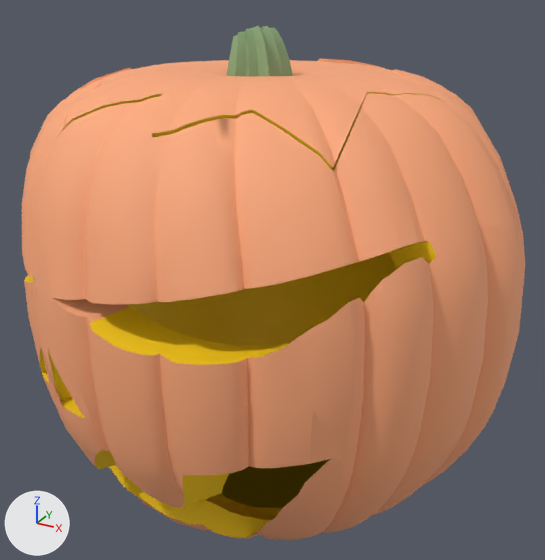
The FBX model C3DE.Demo/Content/Models/Jack/JackOLantern.fbx, before and after one commit.
Both versions are drawn from a 50 mm camera at (2.31, -4.06, 3.55) aimed at (0.09, -0.04, 1.54). The axes (+X, +Y, +Z) are drawn at lower left. The lights are the same throughout. Where no turn or scale is listed for an object, it has been applied to the vertices.

The scene before the commit, as lines of its bpy script (objects in view):
```python
ob_b = bpy.data.objects.new('b', me_pumpkinlid)
ob_b.location = (-0.063, -0.107, 2.766)
ob_pumpkinwit = bpy.data.objects.new('PumpkinWit', me_pumpkinwit)
ob_pumpkinwit.location = (-0.03, -0.347, 1.615)
ob_spline_obj = bpy.data.objects.new('Spline Obj', me_spline_obj)
ob_spline_obj.location = (0.008, -0.076, 2.912)
```
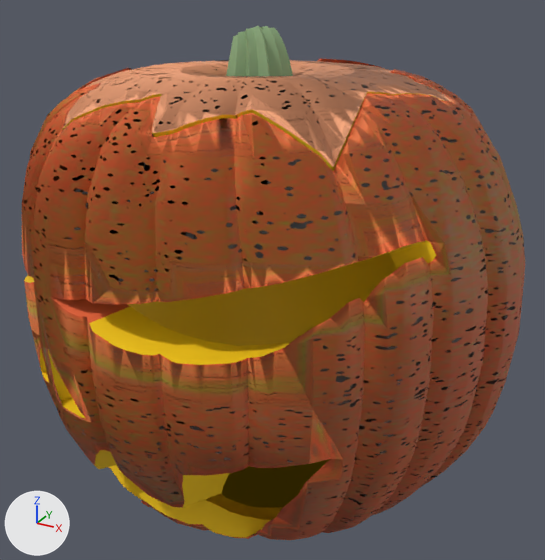
Pixel boxes (x1, y1, x2, y2) of what changed, in the pictures (545 x 560 px):
'PumpkinWit', surface changed (beige to brown)
    both: (22, 59, 525, 540)
'b', surface changed (beige to orange)
    both: (62, 60, 453, 170)

The change, as a list of edits to the scene's bpy script:
```text
Add img_pumpkinbump_bmp:
    img_pumpkinbump_bmp = load_image('PumpkinBump.bmp', 'PumpkinBump.bmp', 300, 300, 'Non-Color')
Add img_pumpkincolor_bmp:
    img_pumpkincolor_bmp = load_image('PumpkinColor.bmp', 'PumpkinColor.bmp', 300, 300, 'sRGB')
Change mat_pumpkinlid0:
    add n2 = _N.new('ShaderNodeTexImage'); n2.name = 'Image Texture'
    add n2.image = img_pumpkinbump_bmp
    add n3 = _N.new('ShaderNodeNormalMap'); n3.name = 'Normal Map'
    where n0 = _N.new('ShaderNodeBsdfPrincipled'); n0.name = 'Principled BSDF'
    add _L.new(n2.outputs[0], n3.inputs[1])  # 'Color' to 'Color'
    add _L.new(n3.outputs[0], n0.inputs[5])  # 'Normal' to 'Normal'
Change mat_pumpkinwithout0:
    where n0 = _N.new('ShaderNodeBsdfPrincipled'); n0.name = 'Principled BSDF'
    remove n0.inputs[0].default_value = (0.996, 0.404, 0.2, 1.0)  # 'Base Color', orange #ffaa7c
    add n2 = _N.new('ShaderNodeTexImage'); n2.name = 'Image Texture'
    add n2.image = img_pumpkincolor_bmp
    add n3 = _N.new('ShaderNodeTexImage'); n3.name = 'Image Texture.001'
    add n3.image = img_pumpkinbump_bmp
    add n4 = _N.new('ShaderNodeNormalMap'); n4.name = 'Normal Map'
    add _L.new(n2.outputs[0], n0.inputs[0])  # 'Color' to 'Base Color'
    add _L.new(n3.outputs[0], n4.inputs[1])  # 'Color' to 'Color'
    add _L.new(n4.outputs[0], n0.inputs[5])  # 'Normal' to 'Normal'
```
